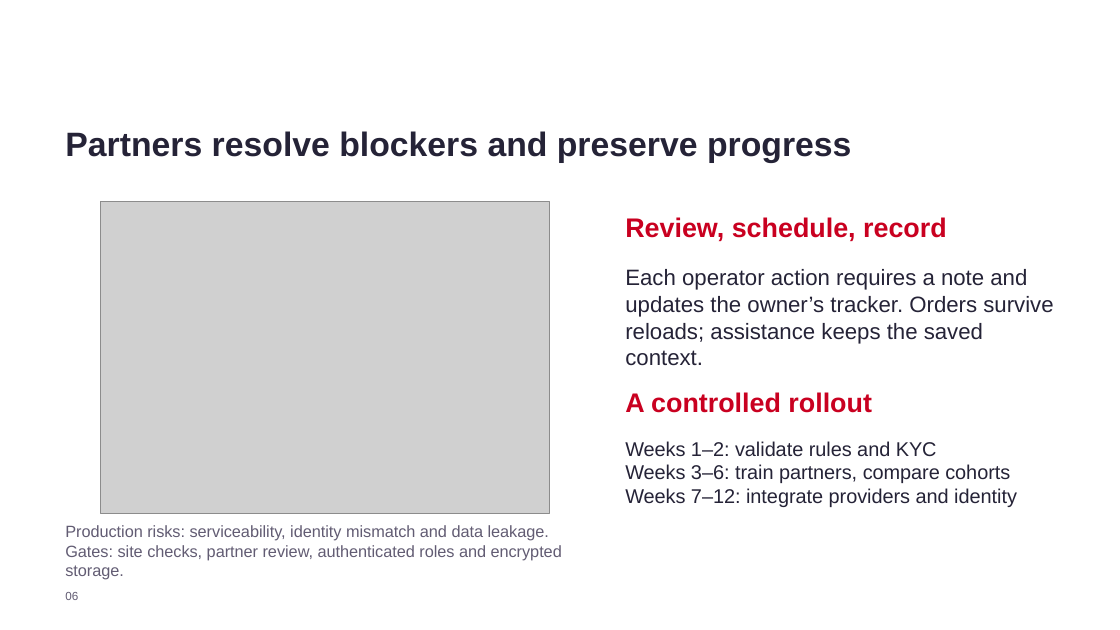
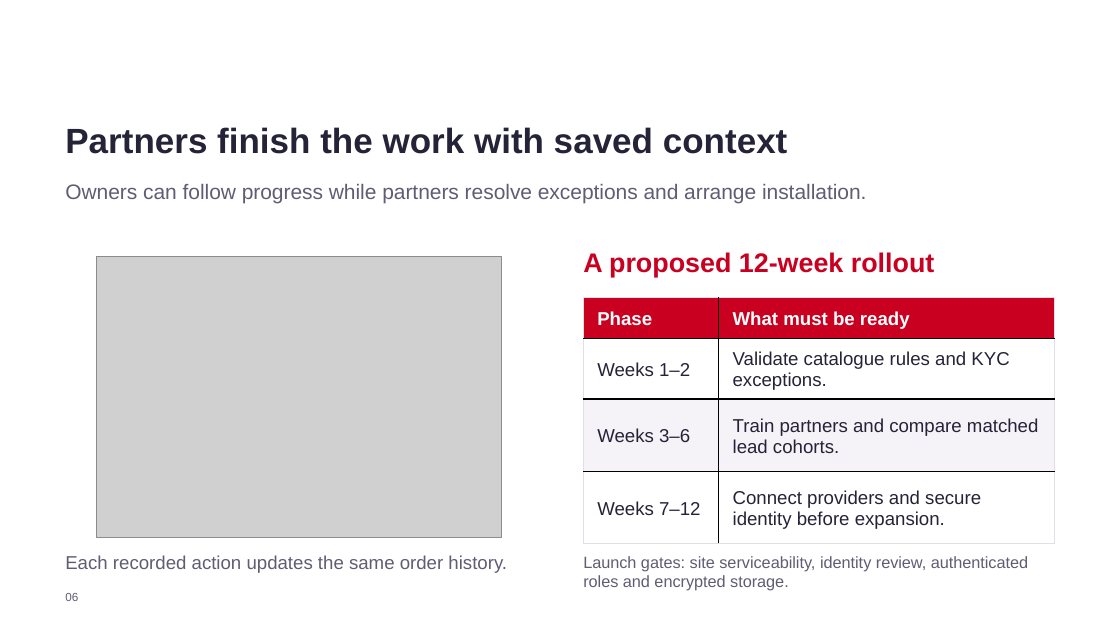
Before and after one commit to aachintya/udyam-digital-airtel-sync-2026, a slide deck: slide 6 of submission/NeverGiveUp_MNNITAllahabad.pptx. Drawn at 1120x630 pixels with LibreOffice and Linux fonts; fonts in the diff are those of the drawing; grey boxes stand for pictures; background and template pictures are left out. Boxes give left, top, right and bottom in pixels: in the first picture for what was removed or moved away, otherwise in the second. Text is boxed around its words. In the diff, an @@ line names an element or a change of style, - is before the commit and + after.

```diff
--- a/submission/NeverGiveUp_MNNITAllahabad.pptx
+++ b/submission/NeverGiveUp_MNNITAllahabad.pptx
@@ text at (x1=65, y1=127, x2=788, y2=154): text changed; size 21.8 to 22.5 pt @@
-Partners resolve blockers and preserve progress
+Partners finish the work with saved context
@@ text added at (x1=65, y1=184, x2=866, y2=203), 13.5 pt, text #625C73 @@
+Owners can follow progress while partners resolve exceptions and arrange installation.
@@ text removed at (x1=625, y1=217, x2=947, y2=241) @@
-Review, schedule, record
@@ picture resized from (x1=101, y1=202, x2=549, y2=513) to (x1=96, y1=256, x2=502, y2=538) @@
@@ text at (x1=583, y1=252, x2=935, y2=278): text changed @@
-A controlled rollout
+A proposed 12-week rollout
@@ table added at (x1=584, y1=298, x2=1055, y2=544), 4 rows, 2 columns @@
+Phase | What must be ready
+Weeks 1–2 | Validate catalogue rules and KYC exceptions.
+Weeks 3–6 | Train partners and compare matched lead cohorts.
+Weeks 7–12 | Connect providers and secure identity before expansion.
@@ text removed at (x1=625, y1=441, x2=1017, y2=507) @@
-Weeks 1–2: validate rules and KYC
-Weeks 3–6: train partners, compare cohorts
-Weeks 7–12: integrate providers and identity
@@ text at (x1=65, y1=555, x2=507, y2=573): text changed; size 14.2 to 12 pt; text colour #252337 to #625C73 @@
-Each operator action requires a note and updates the owner’s tracker. Orders survive reloads; assistance keeps the saved context.
+Each recorded action updates the same order history.
@@ text at (x1=583, y1=556, x2=1028, y2=591): text changed @@
-Production risks: serviceability, identity mismatch and data leakage. Gates: site checks, partner review, authenticated roles and encrypted storage.
+Launch gates: site serviceability, identity review, authenticated roles and encrypted storage.
```
Also in this commit, not shown: 3 other slides changed, 3 slides added, 3 slides removed, 1 other file.
